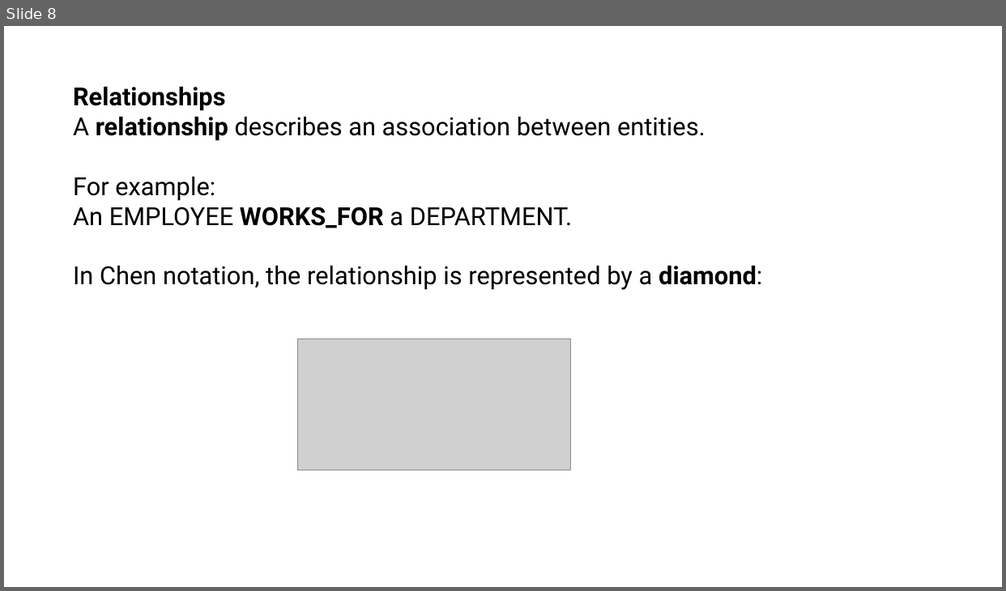
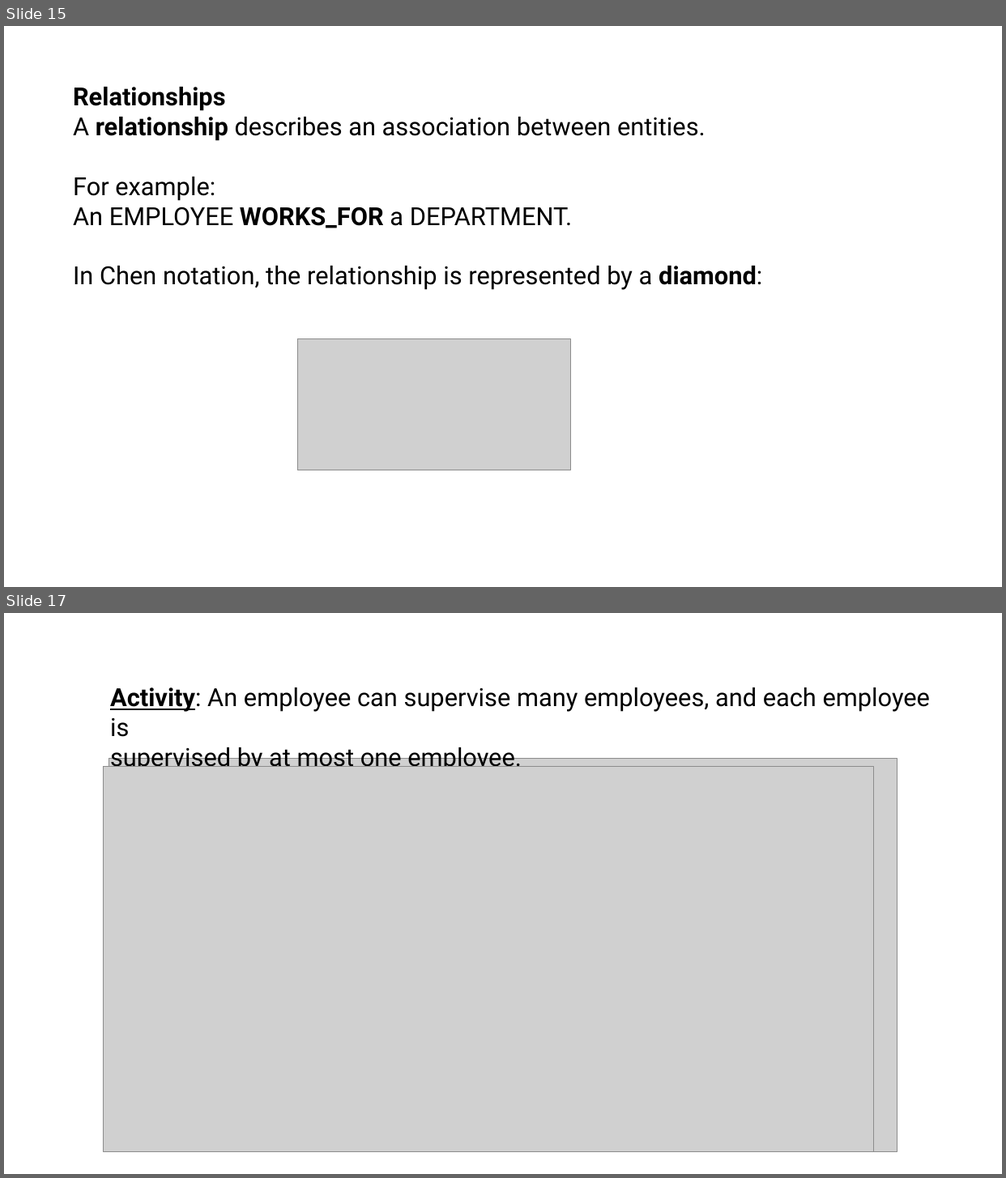
Before and after one commit to joannes630/AU, a slide deck: CSC 4500 GitHub/Entity Relationship Data Model.pptx. Shown one above the other, each under a label of ours: slide 8 before the commit, slides 15 and 17 after it; the slides between them are not shown. The pictures are 1006x591 and 1006x1178 pixels, drawn with LibreOffice and Linux fonts; fonts in the diff are those of the drawing; grey boxes stand for pictures. Boxes give left, top, right and bottom in pixels: in the first picture for what was removed or moved away, otherwise in the second. Text is boxed around its words. In the diff, an @@ line names an element or a change of style, - is before the commit and + after.

```diff
--- a/CSC 4500 GitHub/Entity Relationship Data Model.pptx
+++ b/CSC 4500 GitHub/Entity Relationship Data Model.pptx
@@ slide 17 added at (4, 613, 1002, 1174), background #FFFFFF @@
@@ text added at (110, 688, 930, 767), 24 pt, text #000000 @@
+Activity: An employee can supervise many employees, and each employee is
+supervised by at most one employee.
@@ picture added at (109, 758, 897, 1152) @@
@@ picture added at (103, 766, 873, 1152) @@
@@ what was slide 8 is now slide 15 @@
```
Also in this commit, not shown: 5 slides changed, 18 other slides added, 2 slides removed.
